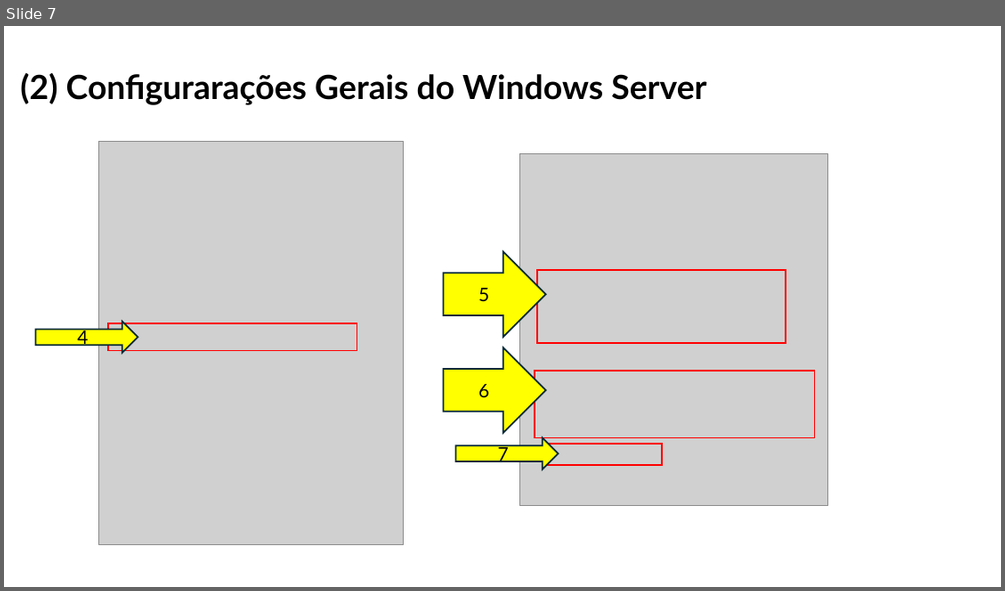
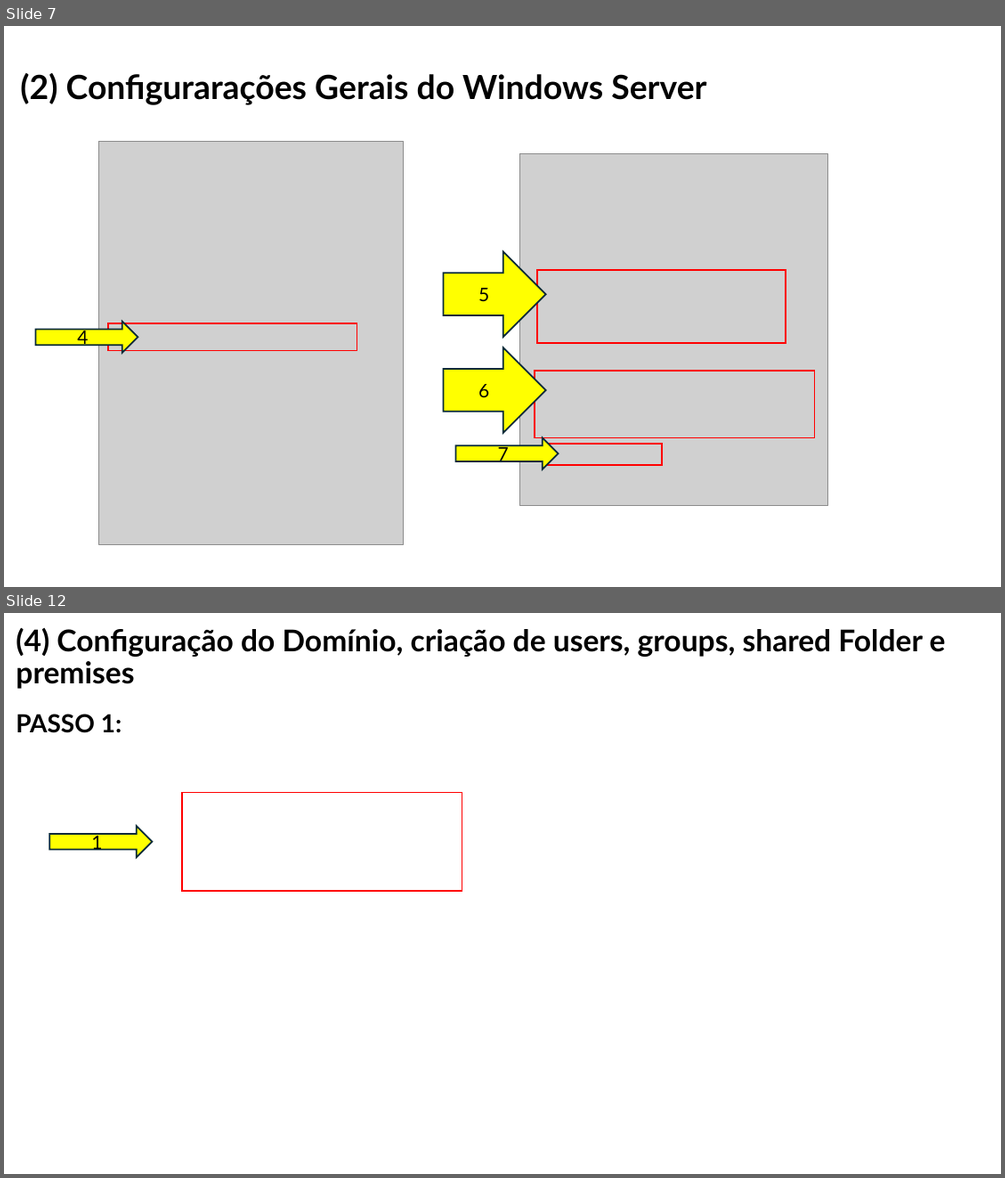
Before and after one commit to orlandonss/TrabalhoSR2, a slide deck: Relatorio_Tutoriais_Workshop/WORKSHOP WINDOWS AD DS & LINUX SERVICES.pptx. Shown one above the other, each under a label of ours: slide 7 before the commit, slides 7 and 12 after it; the slides between them are not shown. The pictures are 1005x591 and 1005x1178 pixels, drawn with LibreOffice and Linux fonts; fonts in the diff are those of the drawing; grey boxes stand for pictures. Boxes give left, top, right and bottom in pixels: in the first picture for what was removed or moved away, otherwise in the second. Text is boxed around its words. In the diff, an @@ line names an element or a change of style, - is before the commit and + after.

```diff
--- a/Relatorio_Tutoriais_Workshop/WORKSHOP WINDOWS AD DS & LINUX SERVICES.pptx
+++ b/Relatorio_Tutoriais_Workshop/WORKSHOP WINDOWS AD DS & LINUX SERVICES.pptx
@@ slide 12 added at (4,613,1001,1174), background #FFFFFF @@
@@ title added at (16,628,946,689), 28.8 pt, text #000000, bold @@
+(4) Configuração do Domínio, criação de users, groups, shared Folder e premises
@@ text added at (16,714,121,733), 24 pt, text #000000, bold @@
+PASSO 1:
@@ rectangle added at (182,793,462,891), outline #FF0000 1.5 pt @@
@@ right arrow added at (49,826,152,858), fill #FFFF00, outline #092A39 1.5 pt, 18 pt, text #000000 @@
+1
```
Also in this commit, not shown: 3 slides changed, 10 other slides added, 2 slides removed, 1 other file.
